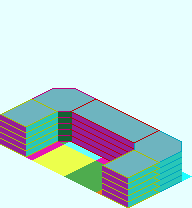
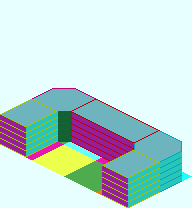
Before/after of a (192, 208) layered artwork. What changed in the layer stack:
painted on "Base_Plate_2x4.png" over left=154, top=166, right=158, bottom=192
